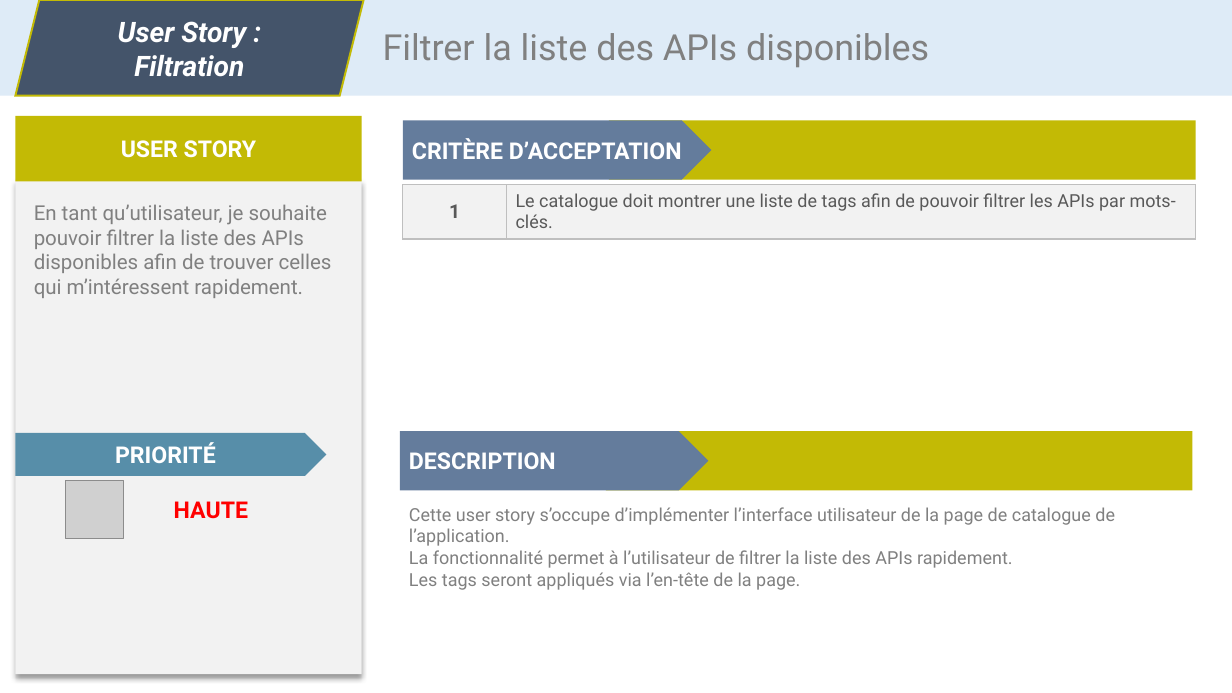
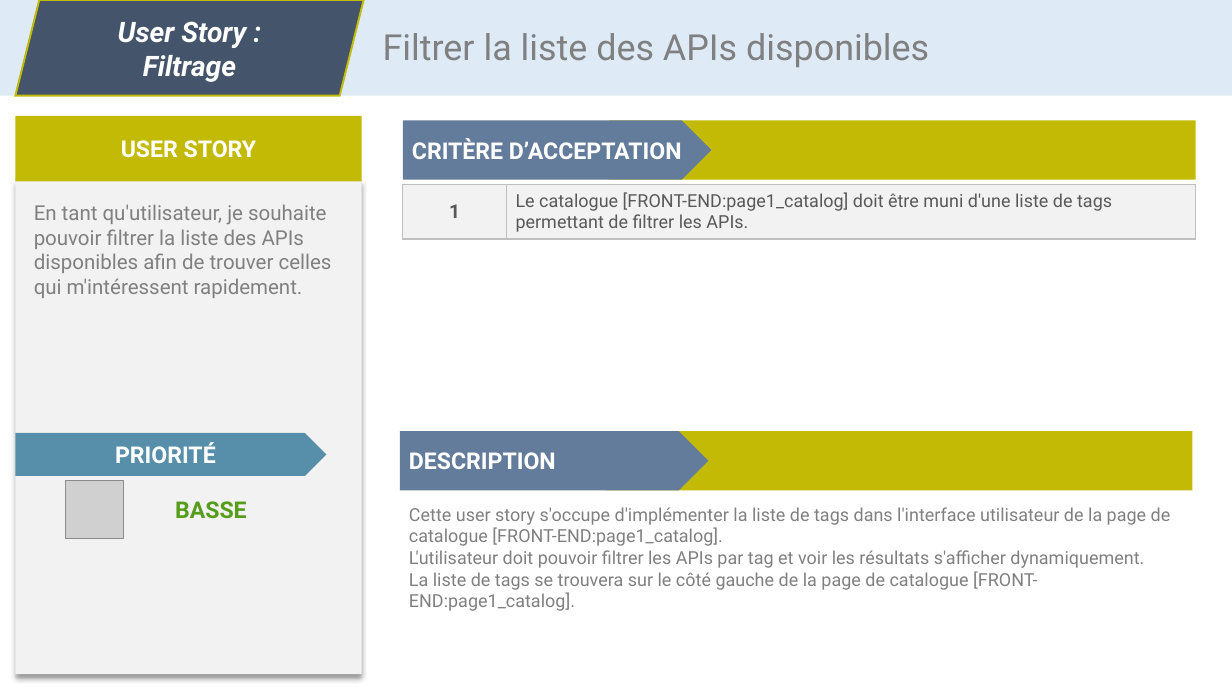
Before and after one commit to CC4K/api-catalog-development, a slide deck: slide 3 of reports/S3-User-Stories/user-stories-dev.odp. Drawn at 1232x693 pixels with LibreOffice and Linux fonts; fonts in the diff are those of the drawing; grey boxes stand for pictures. Boxes give left, top, right and bottom in pixels: in the first picture for what was removed or moved away, otherwise in the second. Text is boxed around its words. In the diff, an @@ line names an element or a change of style, - is before the commit and + after.

Commit message:
MORE User Stories: now in PPT AND in report + Glossary

```diff
--- a/reports/S3-User-Stories/user-stories-dev.odp
+++ b/reports/S3-User-Stories/user-stories-dev.odp
@@ text in parallelogram at [143,55,236,82]: text changed @@
-Filtration
+Filtrage
@@ table at [403,185,1195,239] @@
-row 1, column 2: Le catalogue doit montrer une liste de tags afin de pouvoir filtrer les APIs par mots-clés.
+row 1, column 2: Le catalogue [FRONT-END:page1_catalog] doit être muni d'une liste de tags permettant de filtrer les APIs.
@@ text at [175,501,247,519]: text changed; text colour #FF0000 to #579D1C @@
-HAUTE
+BASSE
@@ text at [409,507,1171,611]: text changed @@
-Cette user story s’occupe d’implémenter l’interface utilisateur de la page de catalogue de l’application.
-La fonctionnalité permet à l’utilisateur de filtrer la liste des APIs rapidement.
-Les tags seront appliqués via l’en-tête de la page.
+Cette user story s'occupe d'implémenter la liste de tags dans l'interface utilisateur de la page de catalogue [FRONT-END:page1_catalog].
+L'utilisateur doit pouvoir filtrer les APIs par tag et voir les résultats s'afficher dynamiquement.
+La liste de tags se trouvera sur le côté gauche de la page de catalogue [FRONT-END:page1_catalog].
```
Also in this commit, not shown: 13 other slides changed, 1 slide added, 4 other files.
